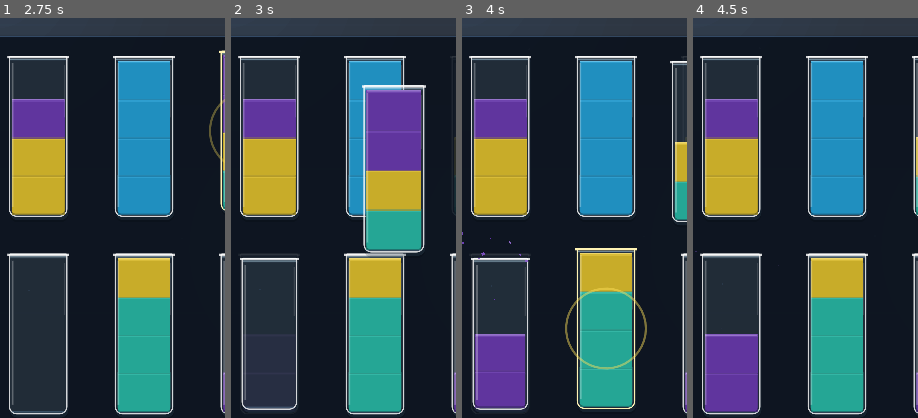
Above: before the commit, frames 1-4 (left to right).
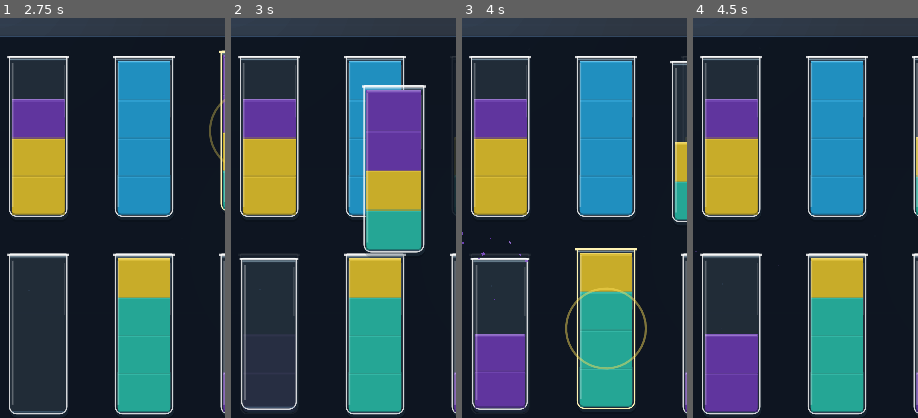
Above: after the commit, the same moments.

Repository: eghosa001/unjam
Game: Godot game, scene res://scenes/WaterSort.tscn
Same seed, same stepped clock (60 frames per second), same inputs: the game is played once before the commit and once after it. This scene is started directly instead of the project's main scene.
Inputs (mouse positions are % of the whole screen's width and height, from its top left):
- Up to frame 1 (2.75 s): click (26, 38) at 0.52 s; click (50, 38) at 1.27 s; click (74, 38) at 2.02 s
- Up to frame 2 (3 s): click (26, 63) at 2.77 s
- Up to frame 3 (4 s): click (50, 63) at 3.52 s
- Up to frame 4 (4.5 s): click (74, 63) at 4.27 s
The pictures show only the part of the screen within x 18-68%, y 23-73%; the shares and areas given below are measured in that part.

Frame 1 is identical in both runs. In frame 2, 0.7% of the frame differs, in the area x 3-31%, y 60-98%; in frame 3, 0.7%; in frame 4, nothing differs.

Commit message:
refine: unify water tube feedback with shared motion settings

Diff:
--- a/scripts/ui/water_tube_reference_button.gd
+++ b/scripts/ui/water_tube_reference_button.gd
@@ -30,29 +30,41 @@
 	pivot_offset = size * 0.5
 
 func _press() -> void:
-	var t := create_tween().set_trans(Tween.TRANS_QUAD).set_ease(Tween.EASE_OUT)
-	t.tween_property(self, "scale", Vector2(0.95, 0.95), 0.06)
+	if MotionSystem.reduced():
+		return
+	var t := create_tween().set_trans(Tween.TRANS_CUBIC).set_ease(Tween.EASE_OUT)
+	t.tween_property(self, "scale", Vector2(0.95, 0.95), MotionSystem.duration(&"micro"))
 
 func _release() -> void:
+	if MotionSystem.reduced():
+		scale = Vector2.ONE
+		return
 	var t := create_tween().set_trans(Tween.TRANS_BACK).set_ease(Tween.EASE_OUT)
-	t.tween_property(self, "scale", Vector2(1.04, 1.04), 0.08)
-	t.tween_property(self, "scale", Vector2.ONE, 0.13)
+	t.tween_property(self, "scale", Vector2(1.04, 1.04), MotionSystem.duration(&"micro"))
+	t.tween_property(self, "scale", Vector2.ONE, MotionSystem.duration(&"settle"))
 
 func play_invalid() -> void:
 	invalid_flash = 1.0
+	if MotionSystem.reduced():
+		queue_redraw()
+		return
 	var original := position
-	var t := create_tween()
+	var t := create_tween().set_trans(Tween.TRANS_CUBIC).set_ease(Tween.EASE_OUT)
 	for dx in [7.0, -7.0, 5.0, -5.0, 0.0]:
-		t.tween_property(self, "position", original + Vector2(dx, 0), 0.04)
+		t.tween_property(self, "position", original + Vector2(dx, 0), MotionSystem.duration(&"micro") * 0.58)
 
 func play_success() -> void:
 	success_flash = 1.0
+	if MotionSystem.reduced():
+		queue_redraw()
+		return
 	var t := create_tween().set_trans(Tween.TRANS_BACK).set_ease(Tween.EASE_OUT)
-	t.tween_property(self, "scale", Vector2(1.08, 0.97), 0.07)
-	t.tween_property(self, "scale", Vector2.ONE, 0.14)
+	t.tween_property(self, "scale", Vector2(1.08, 0.97), MotionSystem.duration(&"micro"))
+	t.tween_property(self, "scale", Vector2.ONE, MotionSystem.duration(&"settle"))
 
 func _process(delta: float) -> void:
-	pulse += delta
+	if not MotionSystem.reduced():
+		pulse += delta
 	invalid_flash = maxf(0.0, invalid_flash - delta * 3.8)
 	success_flash = maxf(0.0, success_flash - delta * 2.8)
 	if is_selected or invalid_flash > 0.0 or success_flash > 0.0:
@@ -105,7 +117,7 @@
 	draw_line(Vector2(body.end.x - 7, body.position.y + 23), Vector2(body.end.x - 7, body.size.y * 0.38 + body.position.y), Color(1, 1, 1, 0.13), 2.0, true)
 
 	if is_selected:
-		var a := 0.35 + 0.12 * sin(pulse * 5.0)
+		var a := 0.35 if MotionSystem.reduced() else 0.35 + 0.12 * sin(pulse * 5.0)
 		draw_arc(body.get_center(), body.size.x * 0.68, 0, TAU, 42, Color(1.0, 0.88, 0.35, a), 4.0, true)
 
 func _draw_glass_shape(rect: Rect2, fill: Color, border: Color, radius: float, border_width: float) -> void:
